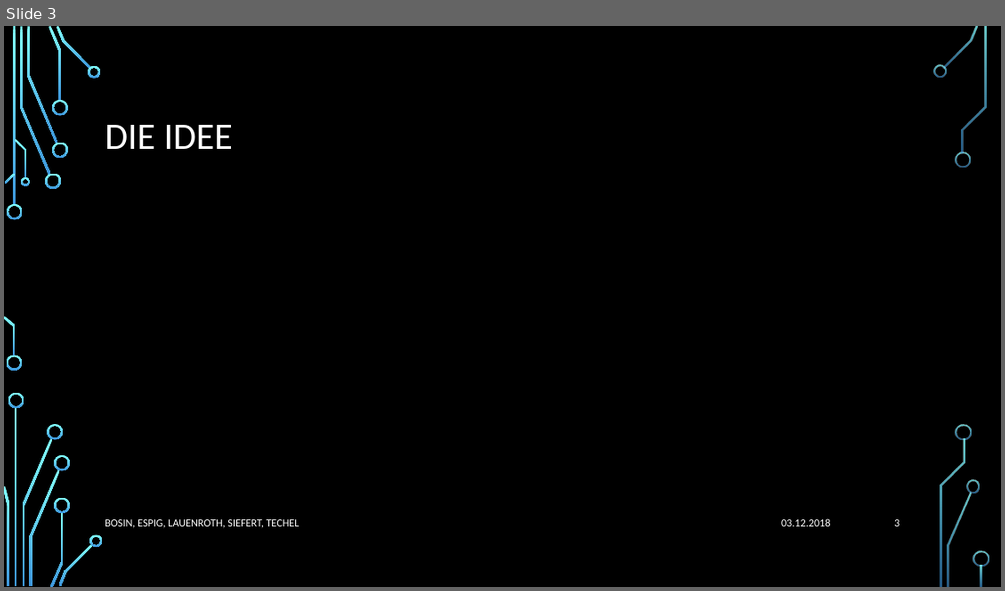
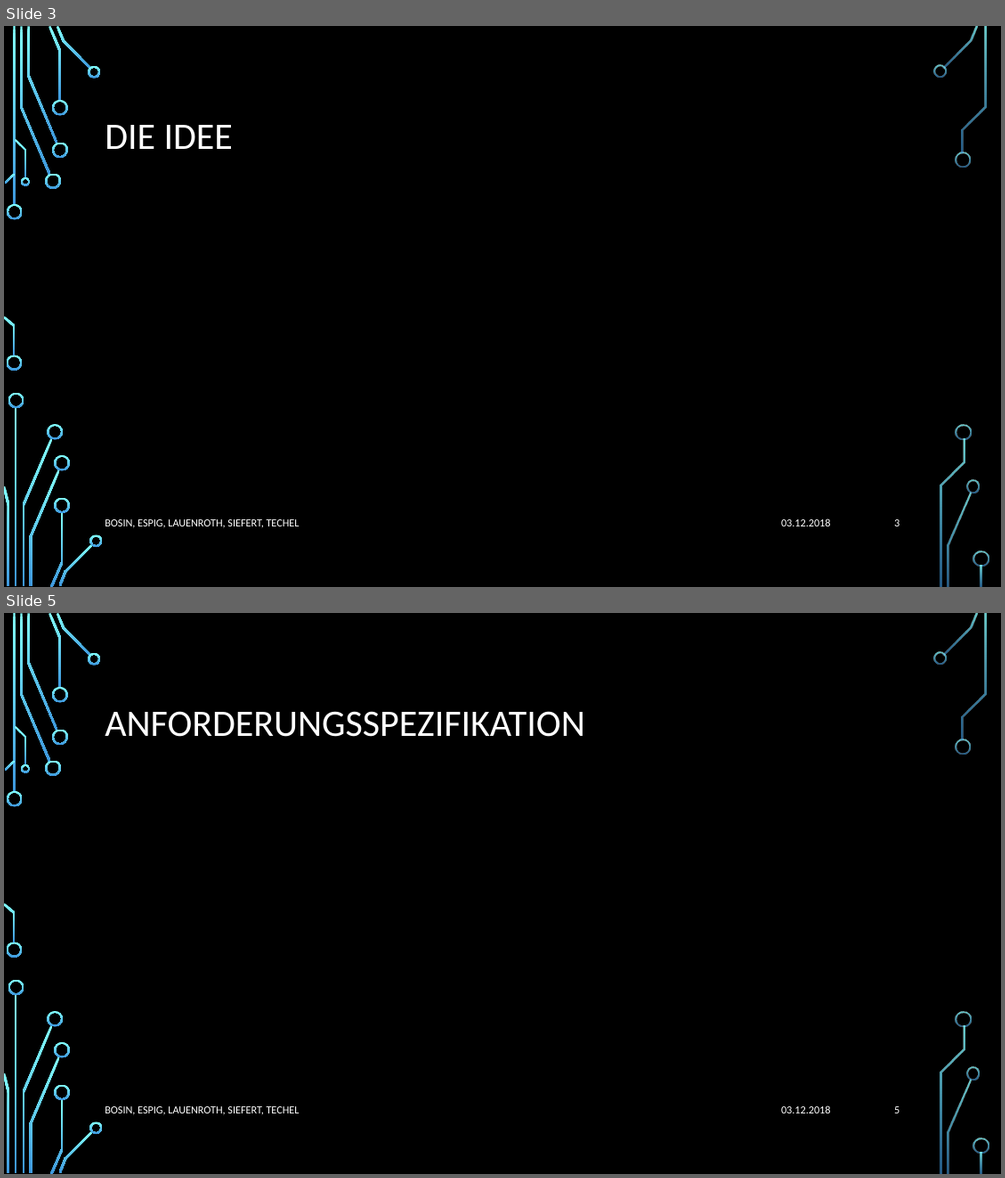
Before and after one commit to Jotec1705/SE-Project2018, a slide deck: Dokumente/02_Arbeitsbereich/01_Projekthandbuch/TouchDown Präsentation UniRisk.pptx. Shown one above the other, each under a label of ours: slide 3 before the commit, slides 3 and 5 after it; the slides between them are not shown. The pictures are 1005x591 and 1005x1178 pixels, drawn with LibreOffice and Linux fonts; fonts in the diff are those of the drawing; background and template pictures are left out. Boxes give left, top, right and bottom in pixels: in the first picture for what was removed or moved away, otherwise in the second. Text is boxed around its words. In the diff, an @@ line names an element or a change of style, - is before the commit and + after.

```diff
--- a/Dokumente/02_Arbeitsbereich/01_Projekthandbuch/TouchDown Präsentation UniRisk.pptx
+++ b/Dokumente/02_Arbeitsbereich/01_Projekthandbuch/TouchDown Präsentation UniRisk.pptx
@@ slide 5 added at (4, 613, 1001, 1174), background picture (left out); not listed: 36 template elements that a slide beside it also shows @@
@@ title added at (105, 711, 585, 737), 36 pt, text #FFFFFF @@
+ANFORDERUNGSSPEZIFIKATION
@@ text added at (105, 1106, 299, 1115), 10.5 pt, text #FFFFFF @@
+BOSIN, ESPIG, LAUENROTH, SIEFERT, TECHEL
@@ text added at (781, 1105, 830, 1113), 10.5 pt, text #FFFFFF @@
+03.12.2018
@@ page number added at (894, 1106, 899, 1113), 10.5 pt, text #FFFFFF @@
+5
```
Also in this commit, not shown: 2 slides changed, 2 other slides added.
